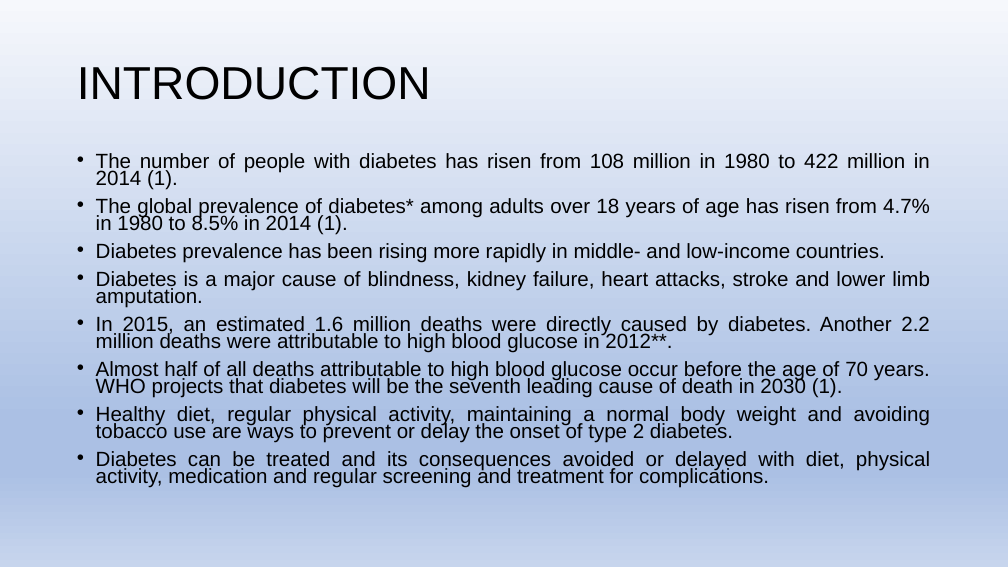
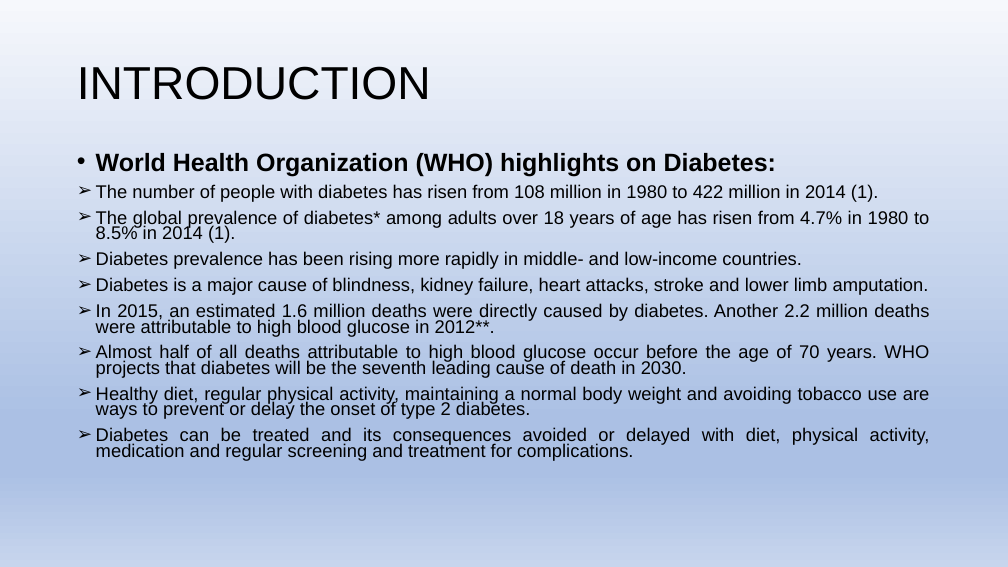
Before and after one commit to rkulshrestha2017/ProjectWork, a slide deck: slide 2 of FinalProject/Predicting Diabetes Using Machine Learning.pptx (slide 3 before the commit). Drawn at 1008x567 pixels with LibreOffice and Linux fonts; fonts in the diff are those of the drawing. Boxes give left, top, right and bottom in pixels: in the first picture for what was removed or moved away, otherwise in the second. Text is boxed around its words. In the diff, an @@ line names an element or a change of style, - is before the commit and + after.

```diff
--- a/FinalProject/Predicting Diabetes Using Machine Learning.pptx
+++ b/FinalProject/Predicting Diabetes Using Machine Learning.pptx
@@ text at <box>96,153,776,177</box>: paragraph added @@
+• World Health Organization (WHO) highlights on Diabetes:
@@ text at <box>96,184,930,460</box>: size 19.6 to 17.5 pt in "The number of people with diabetes has ...", "The global prevalence of diabetes* among adults ...", "Diabetes prevalence has been rising more rapidly ...", "Diabetes is a major cause of blindness, ..." and 3 more places; bullet • to ➢ @@
@@ text at <box>96,344,929,378</box>: text changed; size 19.6 to 17.5 pt @@
-• Almost half of all deaths attributable to high blood glucose occur before the age of 70 years. WHO projects that diabetes will be the seventh leading cause of death in 2030 (1).
+➢ Almost half of all deaths attributable to high blood glucose occur before the age of 70 years. WHO projects that diabetes will be the seventh leading cause of death in 2030.
```
Also in this commit, not shown: 2 other slides changed, 1 slide removed.
